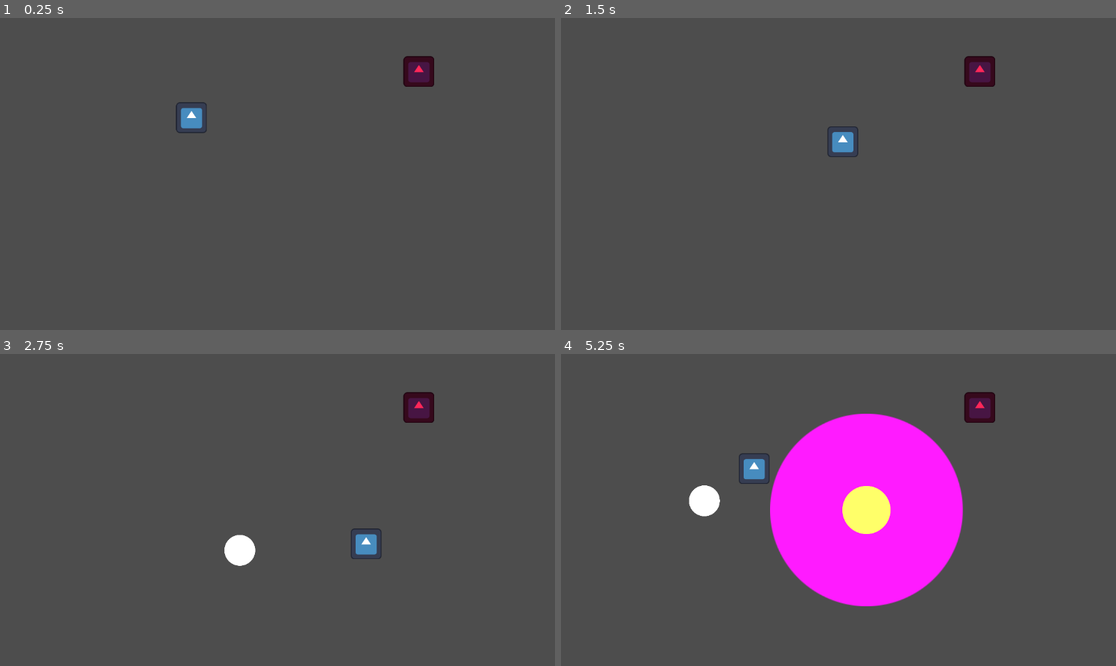
Above: before the commit, frames 1-4 (two rows, left to right).
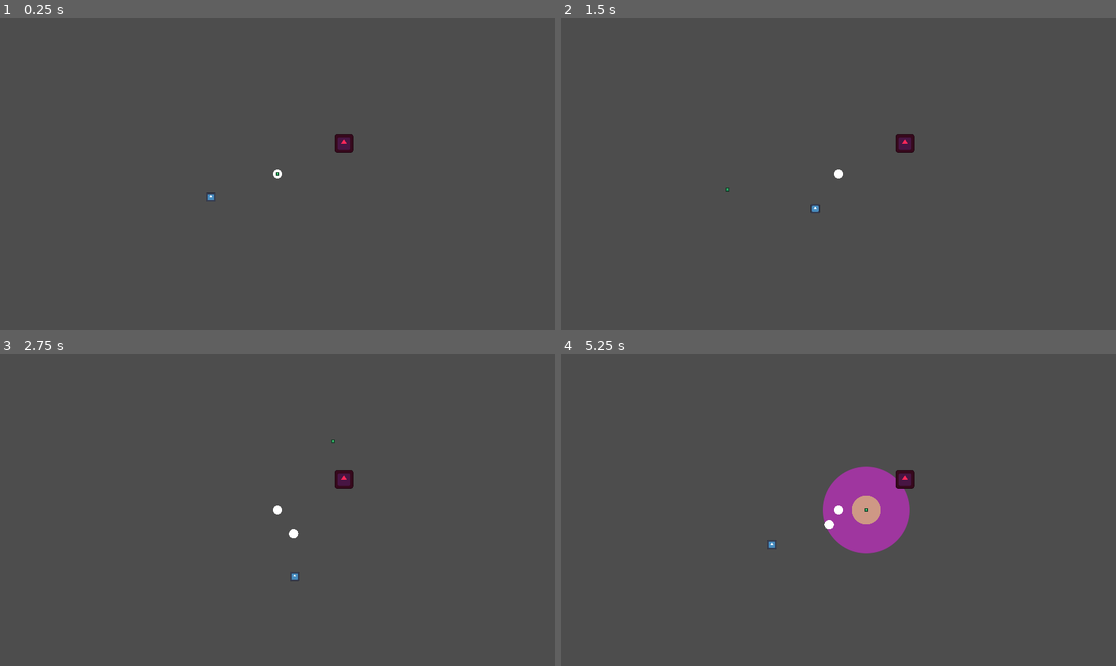
Above: after the commit, the same moments.

Repository: Slaith12/GMTK-2025
Game: Godot game, scene res://scenes/proj_test.tscn
Same seed, same stepped clock (60 frames per second), same inputs: the game is played once before the commit and once after it. The engine's default icon, where the game draws it, is replaced by a stand-in: a white triangle on a blue panel in a dark square.
Inputs (mouse positions are in pixels of both pictures, inside the frame that each line leads up to):
- Up to frame 1 (0.25 s): no input
- Up to frame 2 (1.5 s): tap Enter at 0.5 s; move the mouse to (960, 158) at 0.52 s; press the mouse at (960, 158) at 0.53 s; hold D (move_right) 0.53-1.28 s; move the mouse to (727, 189) at 1.27 s; release the mouse at (727, 189) at 1.28 s; hold S (move_down) from 1.28 s (still down); click (727, 189) at 1.35 s
- Up to frame 3 (2.75 s): move the mouse to (333, 441) at 2.02 s; release S (move_down) at 2.03 s; hold D (move_right) from 2.03 s (still down); hold Space (secondary_action) from 2.03 s (still down); click (333, 441) at 2.3 s
- Up to frame 4 (5.25 s): move the mouse to (810, 572) at 2.77 s; release D (move_right) at 2.78 s; release Space (secondary_action) at 2.78 s; hold W (move_up) 2.78-3.53 s; click (810, 572) at 2.85 s; move the mouse to (1005, 556) at 3.52 s; press the mouse at (1005, 556) at 3.53 s; hold A (move_left) 3.53-5.03 s; move the mouse to (672, 463) at 4.27 s; release the mouse at (672, 463) at 4.28 s; tap Space (secondary_action) at 4.35 s; click (672, 463) at 4.55 s; move the mouse to (866, 510) at 5.02 s; press the mouse at (866, 510) at 5.03 s; hold S (move_down) from 5.03 s (still down)

The runs differ from the first frame. In frame 1, 1.2% of the frame differs, in the area x 31-79%, y 12-59%; in frame 2, 1.2%; in frame 3, 1.6%; in frame 4, 18%, in the area x 23-79%, y 12-81%.

Commit message:
Projectile v3 and seperate companion
holy shit that took so much work, but I think it's in a good spot now.

I'll try constraining the companion to the player then experimenting with values a bit more, since it still feels a little too fast.

Then I'll see how companion stunning and enemy combat work out.

Diff:
--- a/project.godot
+++ b/project.godot
@@ -14,6 +14,16 @@
 run/main_scene="uid://bk4hbrd23d4qx"
 config/features=PackedStringArray("4.4", "GL Compatibility")
 config/icon="res://icon.svg"
+
+[display]
+
+window/size/viewport_width=1920
+window/size/viewport_height=1080
+
+[global_group]
+
+Projectiles="Can be influenced by ProjectileInfluence objects"
+ProjInfluencers="Can influence Projectile objects"
 
 [input]
 
@@ -52,6 +62,13 @@
 ]
 }
 
+[layer_names]
+
+2d_physics/layer_1="Player"
+2d_physics/layer_2="Influencer"
+2d_physics/layer_3="Projectile"
+2d_physics/layer_4="Enemy"
+
 [rendering]
 
 renderer/rendering_method="gl_compatibility"
--- /dev/null
+++ b/scenes/companion.tscn
@@ -0,0 +1,60 @@
+[gd_scene load_steps=8 format=3 uid="uid://il4a147i4nn3"]
+
+[ext_resource type="Script" uid="uid://db7f5jx2blp3t" path="res://scripts/companion.gd" id="1_0ewvi"]
+[ext_resource type="PackedScene" uid="uid://1t0agnsbeguy" path="res://scenes/projectile_influencer.tscn" id="2_eol6h"]
+[ext_resource type="Texture2D" uid="uid://chy0e4xh47rgt" path="res://icon.svg" id="3_mqvd2"]
+
+[sub_resource type="CircleShape2D" id="CircleShape2D_rp0js"]
+radius = 300.0
+
+[sub_resource type="CircleShape2D" id="CircleShape2D_p4qgt"]
+radius = 12.0
+
+[sub_resource type="Animation" id="Animation_eol6h"]
+resource_name = "Stun"
+length = 1.5
+tracks/0/type = "method"
+tracks/0/imported = false
+tracks/0/enabled = true
+tracks/0/path = NodePath(".")
+tracks/0/interp = 1
+tracks/0/loop_wrap = true
+tracks/0/keys = {
+"times": PackedFloat32Array(1.23333),
+"transitions": PackedFloat32Array(1),
+"values": [{
+"args": [],
+"method": &"unstun"
+}]
+}
+
+[sub_resource type="AnimationLibrary" id="AnimationLibrary_mqvd2"]
+_data = {
+&"Stun": SubResource("Animation_eol6h")
+}
+
+[node name="Companion" type="Area2D"]
+collision_mask = 12
+script = ExtResource("1_0ewvi")
+
+[node name="ProjectileInfluencer" parent="." instance=ExtResource("2_eol6h")]
+
+[node name="CollisionShape2D" type="CollisionShape2D" parent="ProjectileInfluencer"]
+shape = SubResource("CircleShape2D_rp0js")
+
+[node name="CollisionShape2D" type="CollisionShape2D" parent="."]
+shape = SubResource("CircleShape2D_p4qgt")
+
+[node name="AnimationPlayer" type="AnimationPlayer" parent="."]
+libraries = {
+&"": SubResource("AnimationLibrary_mqvd2")
+}
+
+[node name="Sprite2D" type="Sprite2D" parent="."]
+modulate = Color(0.423529, 1, 0.470588, 1)
+scale = Vector2(0.2, 0.2)
+texture = ExtResource("3_mqvd2")
+
+[connection signal="body_entered" from="." to="." method="_on_hitbox_entered"]
+[connection signal="body_entered" from="ProjectileInfluencer" to="." method="_on_projectile_influencer_body_entered"]
+[connection signal="body_exited" from="ProjectileInfluencer" to="." method="_on_projectile_influencer_body_exited"]
--- a/scenes/missile.tscn
+++ b/scenes/missile.tscn
@@ -7,10 +7,9 @@
 radius = 64.0
 
 [node name="Missile" type="AnimatableBody2D"]
+collision_layer = 4
+collision_mask = 11
 script = ExtResource("1_6cx5e")
-mass = 10.0
-correctionCoefficient = 50.0
-target_velocity = 1500.0
 metadata/_custom_type_script = "uid://djpm0kcnmkqoq"
 
 [node name="Sprite2D" type="Sprite2D" parent="."]
--- a/scenes/player.tscn
+++ b/scenes/player.tscn
@@ -15,16 +15,15 @@
 }]
 
 [sub_resource type="CircleShape2D" id="CircleShape2D_dqkch"]
-radius = 62.1289
+radius = 32.0
 
 [node name="Player" type="CharacterBody2D"]
 motion_mode = 1
 script = ExtResource("1_3vyb7")
 baseSpeed = 500.0
-influenceMaxStrength = 500.0
-influenceMinStrength = 40.0
 
 [node name="AnimatedSprite2D" type="AnimatedSprite2D" parent="."]
+scale = Vector2(0.5, 0.5)
 sprite_frames = SubResource("SpriteFrames_qhqgy")
 
 [node name="CollisionShape2D" type="CollisionShape2D" parent="."]
--- a/scenes/proj_test.tscn
+++ b/scenes/proj_test.tscn
@@ -1,48 +1,59 @@
-[gd_scene load_steps=6 format=3 uid="uid://bk4hbrd23d4qx"]
+[gd_scene load_steps=7 format=3 uid="uid://bk4hbrd23d4qx"]
 
 [ext_resource type="Script" uid="uid://c4sv0sn5c54s2" path="res://scripts/proj_test.gd" id="1_l6ekr"]
 [ext_resource type="PackedScene" uid="uid://b3j8u5c5t8iit" path="res://scenes/player.tscn" id="2_0e3rl"]
 [ext_resource type="Texture2D" uid="uid://chy0e4xh47rgt" path="res://icon.svg" id="3_b5mkc"]
 [ext_resource type="Texture2D" uid="uid://cmt7vgxoib7du" path="res://sprites/circle.png" id="3_l6ekr"]
 [ext_resource type="PackedScene" uid="uid://bjs8v8m4mkf0i" path="res://scenes/missile.tscn" id="5_b5mkc"]
+[ext_resource type="PackedScene" uid="uid://il4a147i4nn3" path="res://scenes/companion.tscn" id="6_ipo53"]
 
 [node name="ProjTest" type="Node2D"]
 script = ExtResource("1_l6ekr")
-projSpeed = 800.0
+projSpeed = 750.0
 
 [node name="Camera2D" type="Camera2D" parent="."]
 zoom = Vector2(0.5, 0.5)
 
 [node name="Player" parent="." instance=ExtResource("2_0e3rl")]
 z_index = 5
-position = Vector2(-357, -234)
-influenceMaxStrength = 20000.0
-influenceMinStrength = 5000.0
-influenceInnerRadius = 200.0
-influenceOuterRadius = 800.0
-
-[node name="InnerDisplay" type="Sprite2D" parent="."]
-self_modulate = Color(1, 1, 0.411765, 1)
-z_index = -9
-scale = Vector2(0.546875, 0.546875)
-texture = ExtResource("3_l6ekr")
-
-[node name="InfluenceDisplay" type="Sprite2D" parent="."]
-modulate = Color(1, 0.105882, 1, 1)
-z_index = -10
-scale = Vector2(0.921875, 0.921875)
-texture = ExtResource("3_l6ekr")
+position = Vector2(-461, 160)
+baseSpeed = 400.0
 
 [node name="Spawner" type="Sprite2D" parent="."]
 modulate = Color(1, 0.152941, 0.34902, 1)
-position = Vector2(587, -425)
+position = Vector2(460, -212)
 texture = ExtResource("3_b5mkc")
 
 [node name="Missile" parent="." instance=ExtResource("5_b5mkc")]
 process_mode = 4
+correctionCoefficient = 3.0
+target_velocity = 750.0
+mass = 5.0
+
+[node name="Sprite2D" parent="Missile" index="0"]
+scale = Vector2(0.25, 0.25)
+
+[node name="Companion" parent="." instance=ExtResource("6_ipo53")]
+position = Vector2(503, 52)
+influenceStrength = 15000.0
+targetRadius = 100.0
+
+[node name="InfluenceDisplay" type="Sprite2D" parent="Companion"]
 visible = false
-mass = 5.0
-correctionCoefficient = 10.0
+self_modulate = Color(1, 0.105882, 1, 0.462745)
+z_index = -10
+scale = Vector2(3.125, 3.125)
+texture = ExtResource("3_l6ekr")
 
-[connection signal="influence_activate" from="Player" to="." method="_on_player_influence_activate"]
-[connection signal="influence_deactivate" from="Player" to="." method="_on_player_influence_deactivate"]
+[node name="InnerDisplay" type="Sprite2D" parent="Companion"]
+visible = false
+self_modulate = Color(1, 1, 0.411765, 0.490196)
+z_index = -9
+scale = Vector2(0.78125, 0.78125)
+texture = ExtResource("3_l6ekr")
+
+[connection signal="influence_activate" from="Companion" to="." method="_on_player_influence_activate"]
+[connection signal="influence_deactivate" from="Companion" to="." method="_on_player_influence_deactivate"]
+
+[editable path="Missile"]
+[editable path="Companion"]
--- a/scenes/projectile.tscn
+++ b/scenes/projectile.tscn
@@ -2,5 +2,7 @@
 
 [ext_resource type="Script" uid="uid://djpm0kcnmkqoq" path="res://scripts/projectile.gd" id="1_c8fcr"]
 
-[node name="Projectile" type="AnimatableBody2D"]
+[node name="Projectile" type="AnimatableBody2D" groups=["Projectiles"]]
+collision_layer = 4
+collision_mask = 11
 script = ExtResource("1_c8fcr")
--- /dev/null
+++ b/scenes/projectile_influencer.tscn
@@ -0,0 +1,8 @@
+[gd_scene load_steps=2 format=3 uid="uid://1t0agnsbeguy"]
+
+[ext_resource type="Script" uid="uid://bae0r825rksqj" path="res://scripts/projectile_influence.gd" id="1_yig7b"]
+
+[node name="ProjectileInfluencer" type="Area2D" groups=["ProjInfluencers"]]
+collision_layer = 2
+collision_mask = 4
+script = ExtResource("1_yig7b")
--- /dev/null
+++ b/scripts/companion.gd
@@ -0,0 +1,102 @@
+class_name Companion
+extends Area2D
+
+@export var influenceStrength := 5000.0
+@export var targetRadius := 150.0
+@export var redirectCoef := 0.2
+
+@onready var animation_player: AnimationPlayer = $AnimationPlayer
+@onready var projInfluence: ProjectileInfluence = $ProjectileInfluencer
+@onready var minRadius = $CollisionShape2D.shape.radius
+
+signal influence_activate(influence : ProjectileInfluence)
+signal influence_deactivate(influence : ProjectileInfluence)
+signal stunned(stunner: Node2D)
+signal unstunned()
+
+var influencedProjectiles : Array[Projectile] = []
+var influenceBeams : Array[Line2D] = []
+var isStunned : bool
+var activated : bool
+
+func _ready() -> void:
+	isStunned = false
+	deactivate()
+
+
+func _physics_process(delta: float) -> void:
+	if activated:
+		influence_projectiles(delta)
+
+func influence_projectiles(delta: float) -> void:
+	for i in influencedProjectiles.size():
+		var proj := influencedProjectiles[i]
+		var velocity := proj.velocity
+		var offset := position - proj.position
+		var congruency := offset.normalized().dot(velocity.normalized())
+		#if positive, projectile is going counter-clockwise, use (-y, x) to point towards self
+		var perp := offset.normalized().cross(velocity.normalized())
+		var pullVector := offset.normalized()
+		var redirectVector := Vector2(velocity.y, -velocity.x).normalized()
+		if perp < 0:
+			redirectVector *= -1
+
+		var closeness := inverse_lerp(lerpf(minRadius, targetRadius, redirectCoef), targetRadius, offset.length())
+		var comb := clampf(lerpf(0, 1, closeness), 0, 1)
+		var forceVector := redirectVector.lerp(pullVector, comb) * influenceStrength
+
+		print("Closeness: ", closeness,
+			" Ratio: ", comb,
+			" Force vector: ", forceVector)
+
+		proj.velocity += forceVector * delta / proj.mass
+
+func activate() -> void:
+	if activated or isStunned:
+		return
+	projInfluence.show()
+	projInfluence.process_mode = Node.PROCESS_MODE_INHERIT
+	activated = true
+	influence_activate.emit(projInfluence)
+
+
+func deactivate() -> void:
+	if not activated:
+		return
+	projInfluence.hide()
+	projInfluence.process_mode = Node.PROCESS_MODE_DISABLED
+	activated = false
+	influence_deactivate.emit(projInfluence)
+	influencedProjectiles.clear()
+	for beam in influenceBeams:
+		beam.hide()
+
+
+func stun(stunner: Node2D) -> void:
+	return
+	isStunned = true
+	deactivate()
+	stunned.emit(stunner)
+	animation_player.play("Stun")
+
+
+func unstun() -> void:
+	if not isStunned:
+		return
+	isStunned = false
+	unstunned.emit()
+
+
+func _on_projectile_influencer_body_entered(body: Node2D) -> void:
+	print("Entered")
+	influencedProjectiles.append(body)
+
+
+func _on_projectile_influencer_body_exited(body: Node2D) -> void:
+	print("Exited")
+	influencedProjectiles.erase(body)
+
+
+func _on_hitbox_entered(node: Node2D) -> void:
+	if node.is_in_group("PlayerDamaging"):
+		stun(node)
--- /dev/null
+++ b/scripts/globals.gd
@@ -0,0 +1,4 @@
+class_name Globals
+
+const PROJECTILEGROUP = "Projectiles"
+const INFLUENCERGROUP = "ProjInfluencers"
--- a/scripts/missile.gd
+++ b/scripts/missile.gd
@@ -1,14 +1,15 @@
+class_name Missile
 extends Projectile
 
+@export var correctionCoefficient := 5.0
+@export var target_velocity := 1000.0
 
-# Called when the node enters the scene tree for the first time.
-func _ready() -> void:
-	pass # Replace with function body.
+func _physics_process(delta: float) -> void:
+	super(delta)
 
+	var correctionStrength = (target_velocity - velocity.length()) * correctionCoefficient * delta
 
-# Called every frame. 'delta' is the elapsed time since the previous frame.
-func _process(delta: float) -> void:
-	pass
+	velocity += velocity.normalized() * correctionStrength
 
 func _on_timer_timeout() -> void:
 	queue_free()
--- a/scripts/player.gd
+++ b/scripts/player.gd
@@ -1,55 +1,9 @@
 class_name Player
 extends CharacterBody2D
 
-#region Exported variables
 @export var baseSpeed := 300.0
-@export var influenceMaxStrength := 100.0:
-	set(value):
-		projInfluence.maxStrength = value
-		influenceMaxStrength = value
-@export var influenceMinStrength := 10.0:
-	set(value):
-		projInfluence.minStrength = value
-		influenceMinStrength = value
-@export var influenceInnerRadius := 10.0:
-	set(value):
-		projInfluence.innerRadius = value
-		influenceInnerRadius = value
-@export var influenceOuterRadius := 100.0:
-	set(value):
-		projInfluence.outerRadius = value
-		influenceOuterRadius = value
-#endregion
 
-signal influence_activate(influence : ProjectileInfluence)
-signal influence_deactivate(influence : ProjectileInfluence)
-
-var projInfluence : ProjectileInfluence:
-	get:
-		if projInfluence == null:
-			projInfluence = ProjectileInfluence.new(Vector2.ZERO, influenceMaxStrength,
-	 		  influenceOuterRadius, influenceMinStrength, influenceInnerRadius)
-		return projInfluence
-
-var influencing : bool
-
-func _ready() -> void:
-	influencing = false
-
-func _process(delta: float) -> void:
-	projInfluence.sourcePoint = get_global_mouse_position()
-
-func _input(event: InputEvent) -> void:
-	if event.is_action_pressed("primary_action"):
-		Projectile.influences.append(projInfluence)
-		influencing = true
-		influence_activate.emit(projInfluence)
-	elif event.is_action_released("primary_action"):
-		Projectile.influences.erase(projInfluence)
-		influencing = false
-		influence_deactivate.emit(projInfluence)
-
-func _physics_process(delta: float) -> void:
+func _physics_process(_delta: float) -> void:
 	var direction := Input.get_vector("move_left", "move_right", "move_up", "move_down")
 
 	velocity = baseSpeed * direction
--- a/scripts/proj_test.gd
+++ b/scripts/proj_test.gd
@@ -1,10 +1,12 @@
 extends Node2D
 
-@onready var influence_display: Sprite2D = $InfluenceDisplay
-@onready var inner_display: Sprite2D = $InnerDisplay
+@onready var influence_display: Sprite2D = $Companion/InfluenceDisplay
+@onready var inner_display: Sprite2D = $Companion/InnerDisplay
 @onready var player: Player = $Player
 @onready var spawner: Sprite2D = $Spawner
 @onready var missile: Projectile = $Missile
+@onready var companion: Companion = $Companion
+@onready var companion_influence_shape: CollisionShape2D = $Companion/ProjectileInfluencer/CollisionShape2D
 
 @export var projSpeed := 400.0
 
@@ -13,10 +15,9 @@
 	inner_display.hide()
 
 func _process(_delta: float) -> void:
-	influence_display.position = player.projInfluence.sourcePoint
-	inner_display.position = player.projInfluence.sourcePoint
-	influence_display.scale = Vector2.ONE * player.influenceOuterRadius / influence_display.texture.get_size()
-	inner_display.scale = Vector2.ONE * player.influenceInnerRadius / inner_display.texture.get_size()
+	influence_display.scale = Vector2.ONE * 2 * companion_influence_shape.shape.radius / influence_display.texture.get_size()
+	inner_display.scale = Vector2.ONE * 2 * companion.targetRadius / inner_display.texture.get_size()
+	companion.position = get_local_mouse_position()
 
 func _input(event: InputEvent) -> void:
 	if event.is_action_pressed("secondary_action"):
@@ -26,11 +27,15 @@
 		instance.process_mode = Node.PROCESS_MODE_INHERIT
 		instance.show()
 		add_child(instance)
+	elif event.is_action_pressed("primary_action"):
+		companion.activate()
+	elif event.is_action_released("primary_action"):
+		companion.deactivate()
 
-func _on_player_influence_activate(influence: ProjectileInfluence) -> void:
+func _on_player_influence_activate(_influence: ProjectileInfluence) -> void:
 	influence_display.show()
 	inner_display.show()
 
-func _on_player_influence_deactivate(influence: ProjectileInfluence) -> void:
+func _on_player_influence_deactivate(_influence: ProjectileInfluence) -> void:
 	influence_display.hide()
 	inner_display.hide()
--- a/scripts/projectile.gd
+++ b/scripts/projectile.gd
@@ -1,42 +1,10 @@
 class_name Projectile
 extends AnimatableBody2D
 
-static var influences : Array[ProjectileInfluence] = []
-
 @export var mass := 1.0
-@export var correctionCoefficient := 10.0
-@export var target_velocity := 1000.0
 @export var pierces := 1
 
-@export var velocity : Vector2
+var velocity : Vector2
 
 func _physics_process(delta: float) -> void:
-	apply_influences(delta)
 	translate(velocity * delta)
-
-	var correctionStrength = (target_velocity - velocity.length()) * correctionCoefficient * delta
-
-	velocity += velocity.normalized() * correctionStrength
-
-func apply_influences(delta : float) -> void:
-	#print("Start influence check")
-	for inf in influences:
-		var distance = inf.sourcePoint.distance_to(global_position)
-		#print("Checking. Distance: " + str(distance))
-		if distance > inf.outerRadius:
-			continue
-
-		var direction := (inf.sourcePoint - global_position).normalized()
-		var weight := clampf((distance - inf.innerRadius)/(inf.outerRadius - inf.innerRadius), 0.0, 1.0)
-		var strength := lerpf(inf.maxStrength, inf.minStrength, weight)
-
-		print("Applying influence. Direction: ", direction,
-		" Strength: ", strength, " (Weight: ", weight, ")",
-		" Force Vector: ", direction * strength,
-		" Delta: ", delta,
-		" Mass: ", mass,
-		" Pure Vector: ", direction * strength * delta / mass)
-
-		print("Current Velocity: ", velocity)
-		velocity += direction * strength * delta / mass
-		print("New Velocity: ", velocity)
--- a/scripts/projectile_influence.gd
+++ b/scripts/projectile_influence.gd
@@ -1,21 +1,7 @@
 class_name ProjectileInfluence
-extends RefCounted
+extends Area2D
 
-## The point that the projectile is drawn towards (or away from)
-var sourcePoint : Vector2
-## The max strength of the influence. If negative, the projectile is pushed away from the influence.
-var maxStrength : float
-## The minimum strength of the influence. If negative, the projectile is pushed away from the influence.
-var minStrength : float
-## Any projectile within this radius is affected by the full strength.
-## Outside this radius, strength will decrease linearlly to minStrength at the outer radius.
-var innerRadius : float
-## Any projectile outside this radius is not affected by the influence.
-var outerRadius : float
+var influencedProjectiles : Array[Projectile] = []
 
-func _init(sourcePoint : Vector2, maxStrength : float, outerRadius : float, minStrength := 0, innerRadius := 0) -> void:
-	self.sourcePoint = sourcePoint
-	self.maxStrength = maxStrength
-	self.minStrength = minStrength
-	self.innerRadius = innerRadius
-	self.outerRadius = outerRadius
+func influence_projectile(proj : Projectile):
+	pass
Not shown, added: scripts/companion.gd.uid
Not shown, added: scripts/globals.gd.uid
